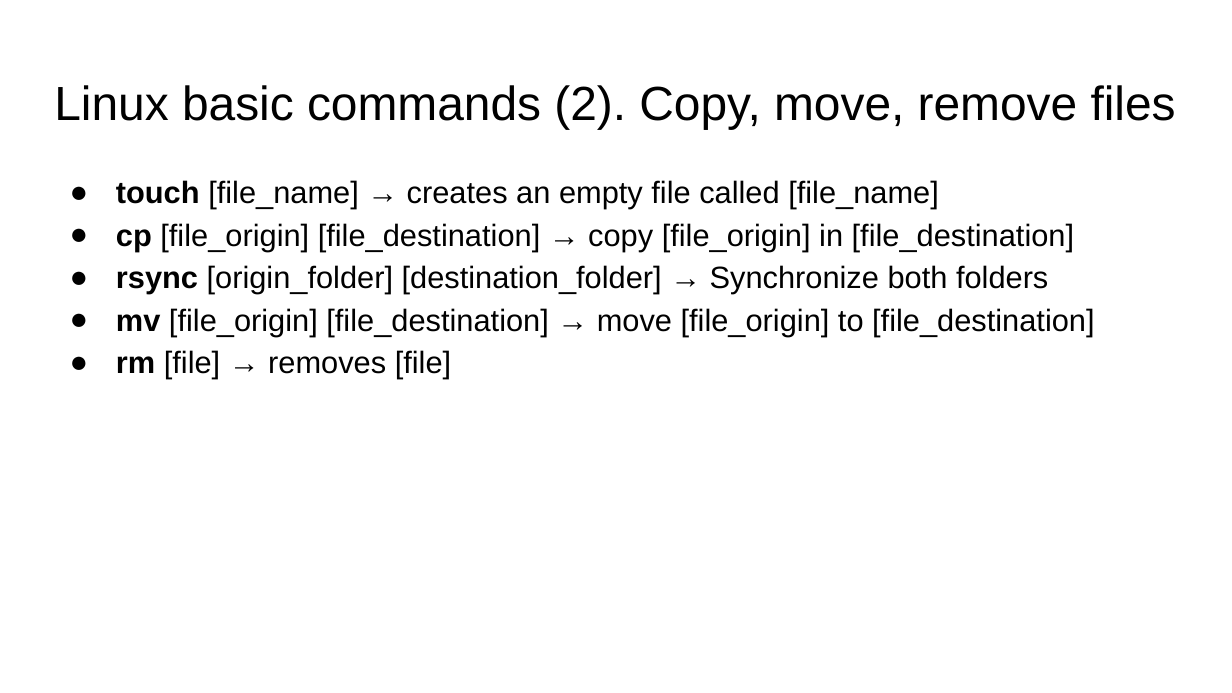
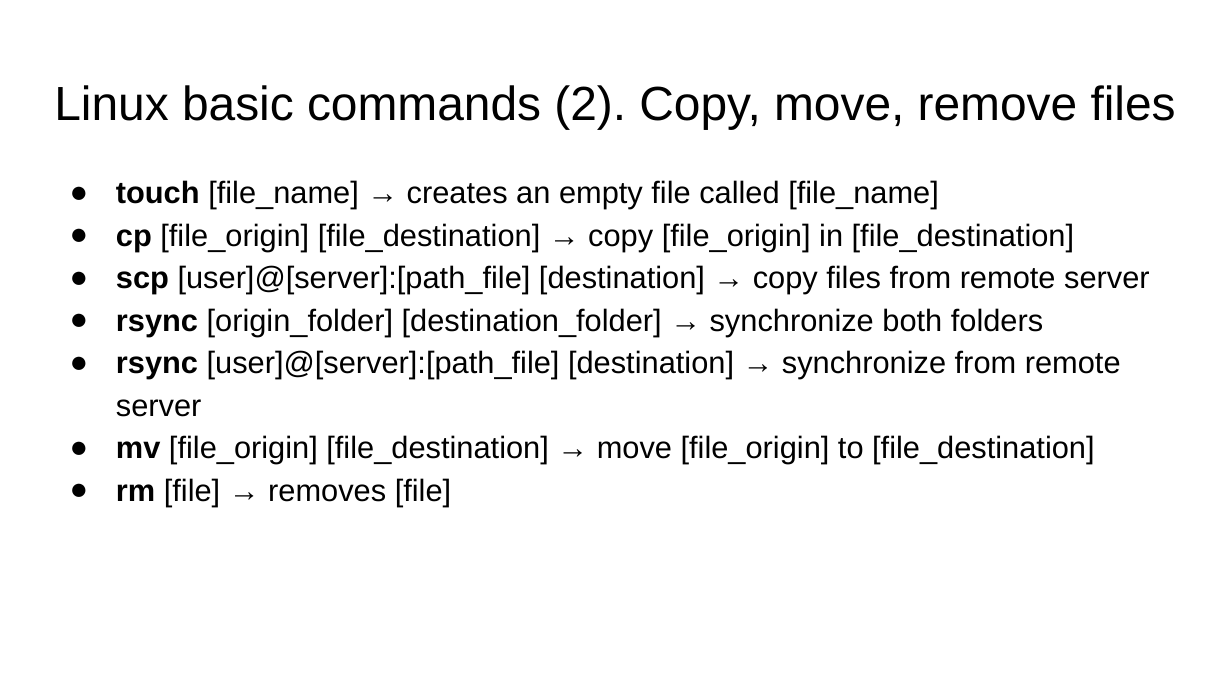
Before and after one commit to FusterTormo/BioinfoWorkshop, a slide deck: slide 17 of Introduction to Linux.pptx (slide 15 before the commit). Drawn at 1232x693 pixels with LibreOffice and Linux fonts; fonts in the diff are those of the drawing. Boxes give left, top, right and bottom in pixels: in the first picture for what was removed or moved away, otherwise in the second. Text is boxed around its words. In the diff, an @@ line names an element or a change of style, - is before the commit and + after.

```diff
--- a/Introduction to Linux.pptx
+++ b/Introduction to Linux.pptx
@@ text at box(116, 265, 1150, 417): text changed @@
-● rsync [origin_folder] [destination_folder] → Synchronize both folders
+● scp [user]@[server]:[path_file] [destination] → copy files from remote server
+● rsync [origin_folder] [destination_folder] → synchronize both folders
+● rsync [user]@[server]:[path_file] [destination] → synchronize from remote server
```
Also in this commit, not shown: 14 other slides changed, 4 slides added, 1 slide removed, 1 other file.
